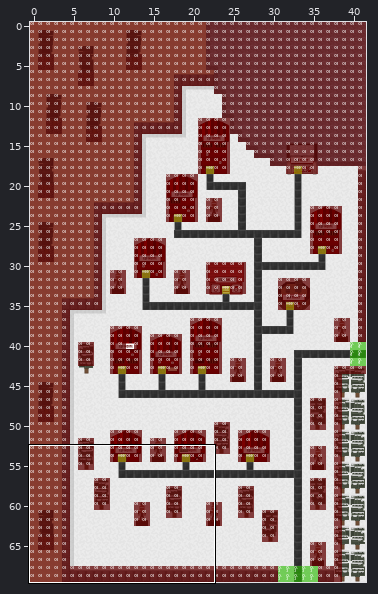
Two versions of a level (Tiled map, map-dev/maps/tumble_woods_oop.tmx). Above: a wide view before the commit, with the close-up outlined.
Close-up. The starting point:
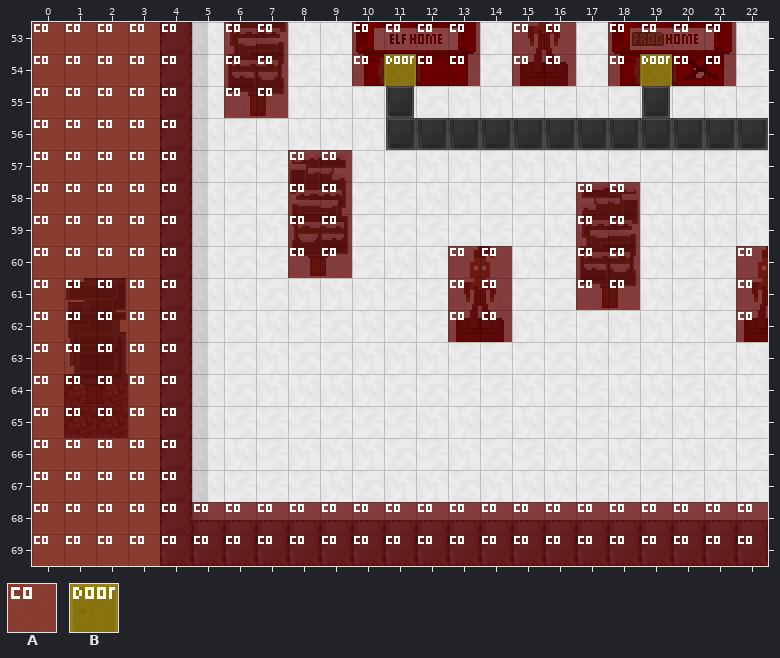
Cells are 16x16 px. Shown: x 0..22, y 53..69. The commit also changed other parts of the map, which this record leaves out.
Key: from "collision-tileset": A 1, B 2.
_ is an empty cell.
Layers that did not change in this view are not listed.
Layer "Collision" before, first column x 0:
53 AAAAA_AA__AAAA_AA_AAAA_
54 AAAAA_AA__ABAA_AA_ABAA_
55 AAAAA_AA_______________
56 AAAAA__________________
57 AAAAA___AA_____________
58 AAAAA___AA_______AA____
59 AAAAA___AA_______AA____
60 AAAAA___AA___AA__AA___A
61 AAAAA________AA__AA___A
62 AAAAA________AA_______A
63 AAAAA__________________
64 AAAAA__________________
65 AAAAA__________________
66 AAAAA__________________
67 AAAAA__________________
68 AAAAAAAAAAAAAAAAAAAAAAA
69 AAAAAAAAAAAAAAAAAAAAAAA
After:
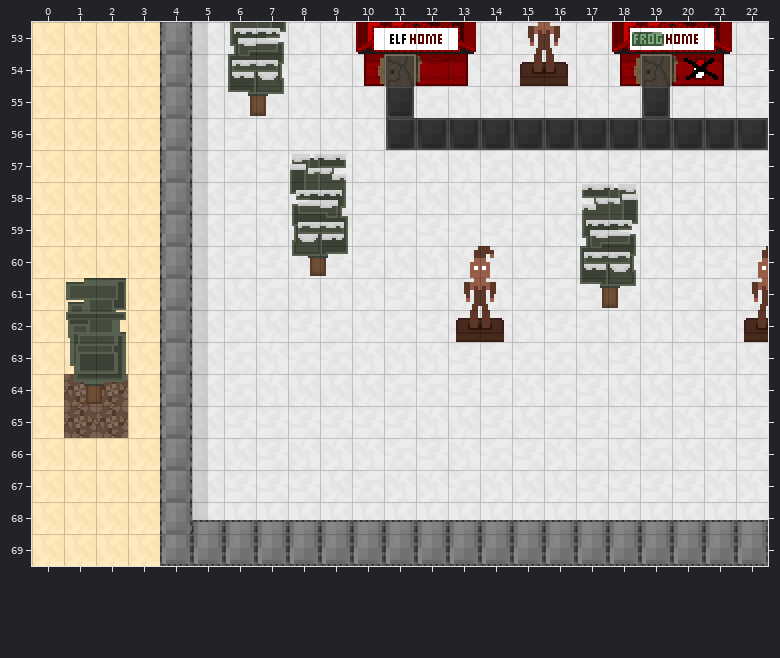
See-through tiles are keyed as they look on the map.
Difference:
Layer "Collision" (now hidden):
y 53: x 0..4 AAAAA -> _____; x 6..7 AA -> __; x 10..13 AAAA -> ____; x 15..16 AA -> __; x 18..21 AAAA -> ____
y 54: x 0..4 AAAAA -> _____; x 6..7 AA -> __; x 10..13 ABAA -> ____; x 15..16 AA -> __; x 18..21 ABAA -> ____
y 55: x 0..4 AAAAA -> _____; x 6..7 AA -> __
y 56: x 0..4 AAAAA -> _____
y 57: x 0..4 AAAAA -> _____; x 8..9 AA -> __
y 58..59: x 0..4 AAAAA -> _____; x 8..9 AA -> __; x 17..18 AA -> __
y 60: x 0..4 AAAAA -> _____; x 8..9 AA -> __; x 13..14 AA -> __; x 17..18 AA -> __; x 22 A -> _
y 61: x 0..4 AAAAA -> _____; x 13..14 AA -> __; x 17..18 AA -> __; x 22 A -> _
y 62: x 0..4 AAAAA -> _____; x 13..14 AA -> __; x 22 A -> _
y 63..67: x 0..4 AAAAA -> _____
y 68..69: x 0..22 AAAAAAAAAAAAAAAAAAAAAAA -> _______________________
